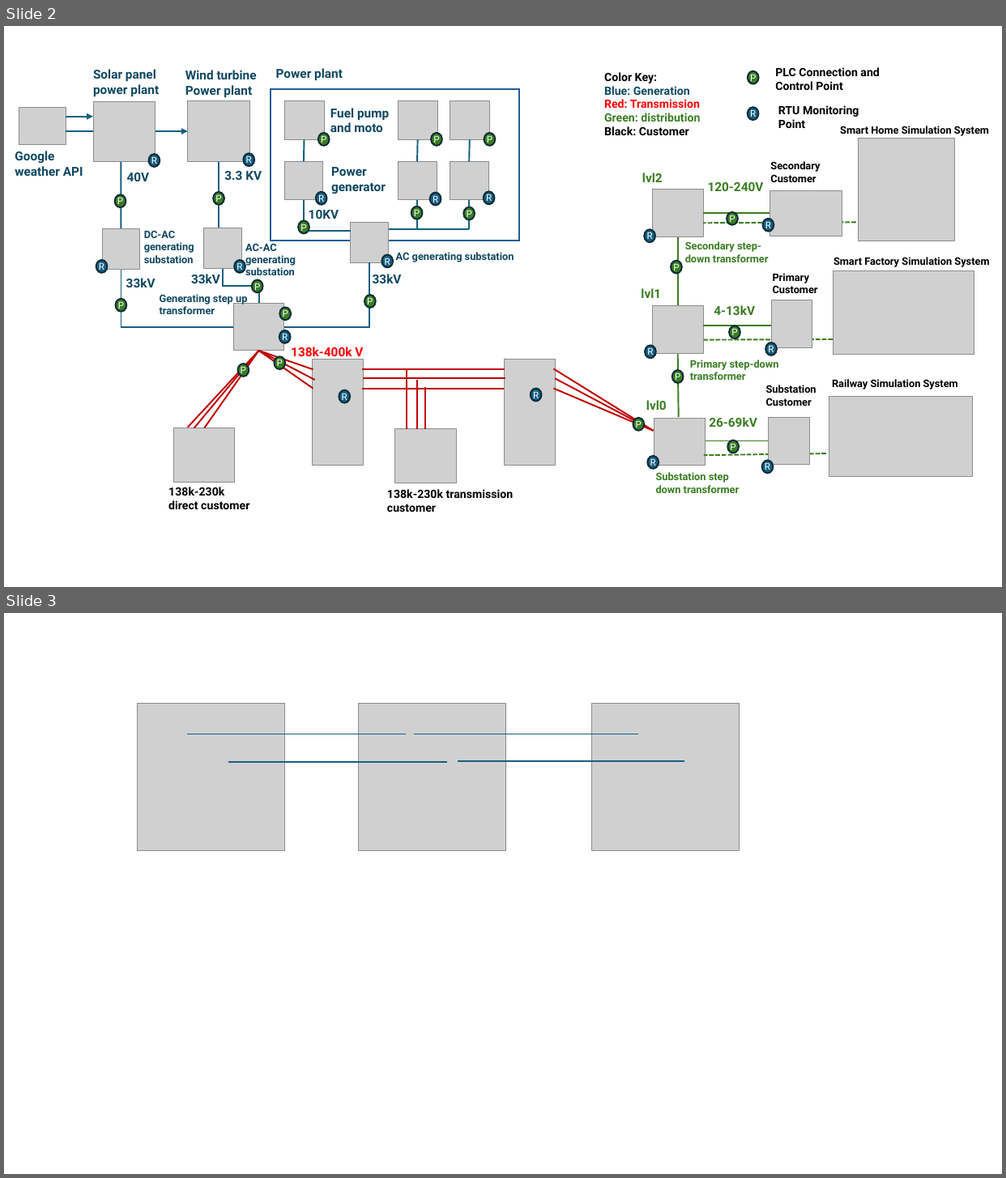
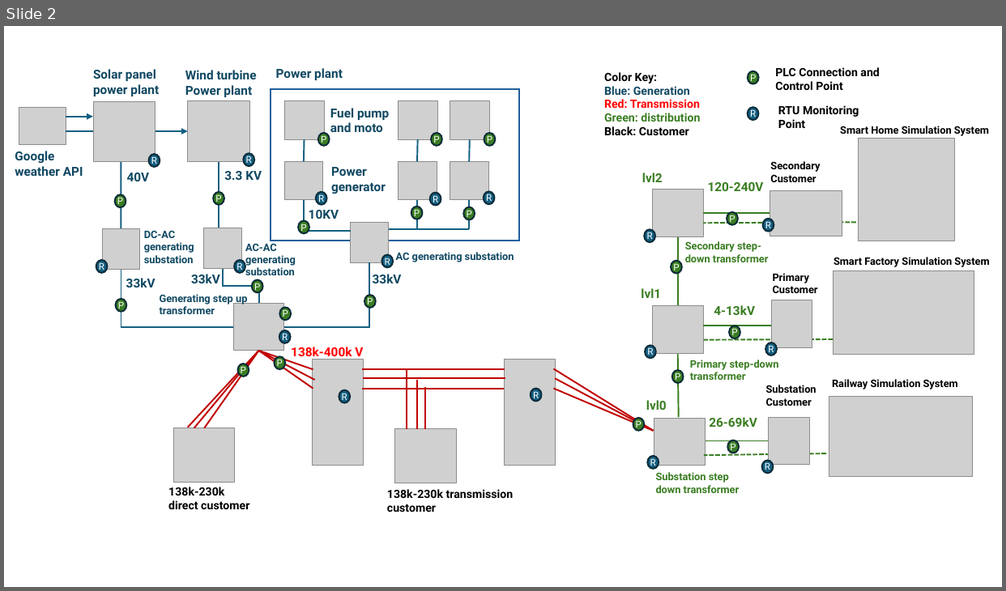
Before and after one commit to LiuYuancheng/Power_Grid_Simulation_System, a slide deck: designDoc/designDoc.pptx. Shown one above the other, each under a label of ours: slides 2 and 3 before the commit, slide 2 after it. The pictures are 1006x1178 and 1006x591 pixels, drawn with LibreOffice and Linux fonts; fonts in the diff are those of the drawing; grey boxes stand for pictures. Boxes give left, top, right and bottom in pixels: in the first picture for what was removed or moved away, otherwise in the second. Text is boxed around its words. In the diff, an @@ line names an element or a change of style, - is before the commit and + after.

```diff
--- a/designDoc/designDoc.pptx
+++ b/designDoc/designDoc.pptx
@@ slide 3 removed at box(4, 613, 1002, 1174), background #FFFFFF @@
@@ picture removed at box(138, 704, 285, 851) @@
@@ picture removed at box(359, 704, 506, 851) @@
@@ picture removed at box(592, 704, 739, 851) @@
@@ line removed from (187, 735) to (406, 735) @@
@@ line removed from (414, 735) to (638, 735) @@
@@ line removed from (228, 762) to (447, 762) @@
@@ line removed from (458, 761) to (684, 761) @@
```
Also in this commit, not shown: 1 slide added, 17 other files.
